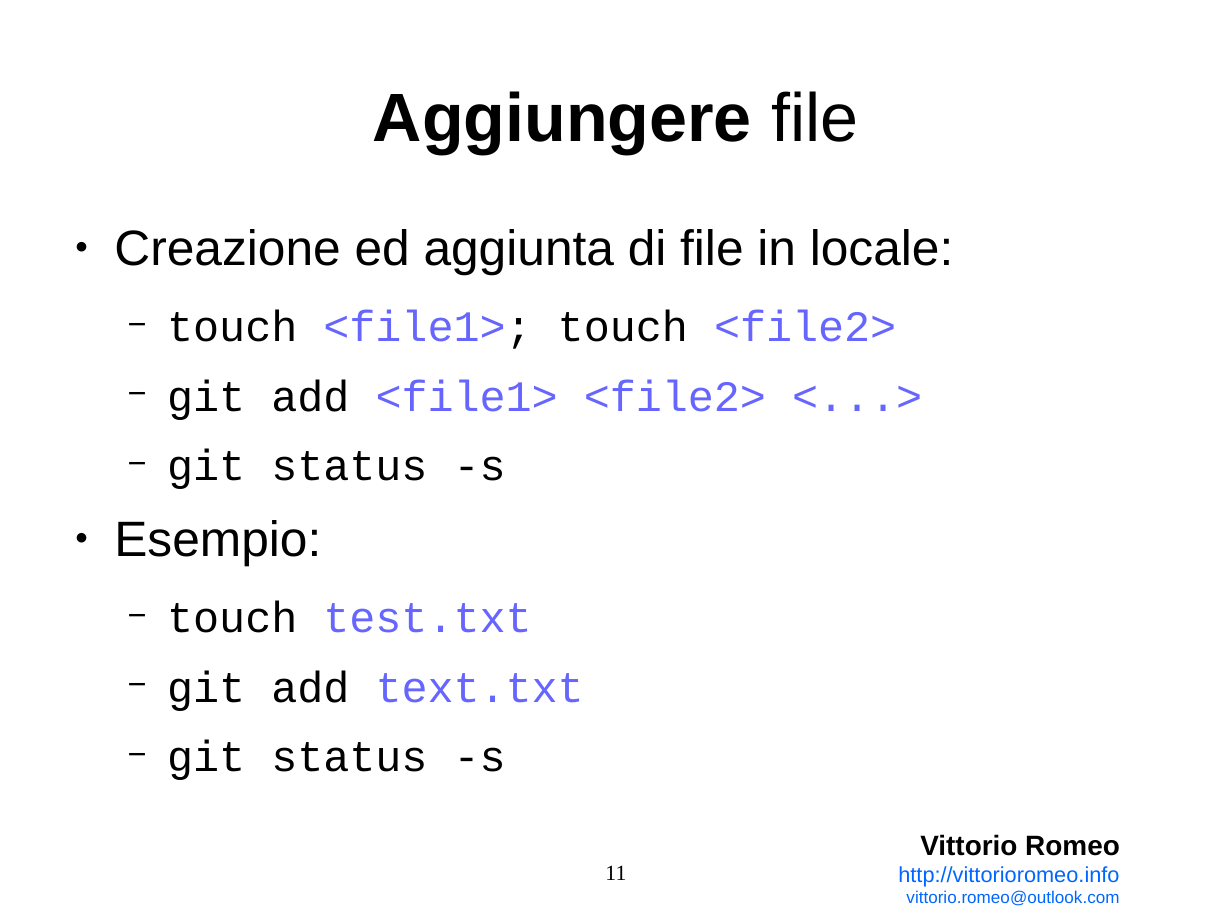
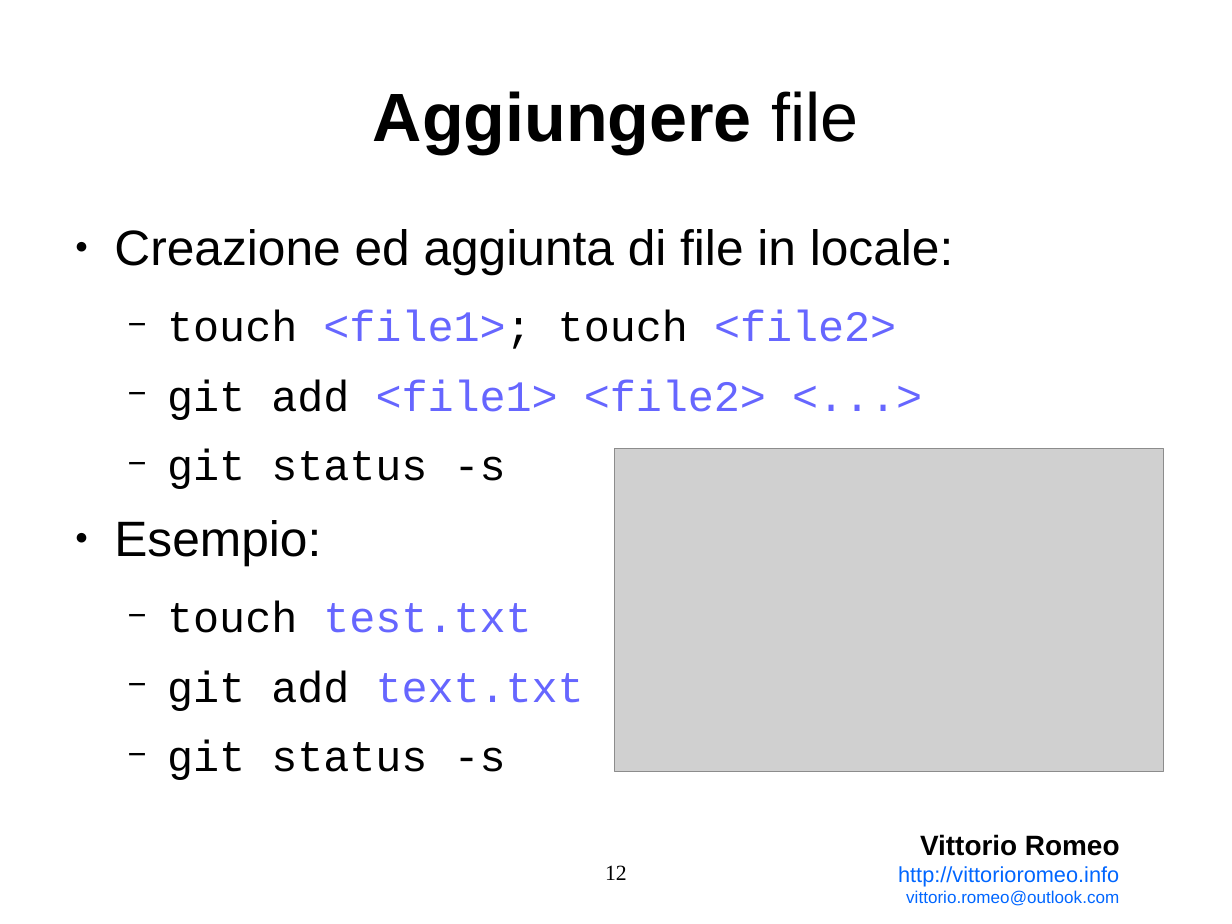
Before and after one commit to vittorioromeo/linuxDay2014, a slide deck: slide 12 of presentation.odp (slide 11 before the commit). Drawn at 1232x924 pixels with LibreOffice and Linux fonts; fonts in the diff are those of the drawing; grey boxes stand for pictures; background and template pictures are left out. Boxes give left, top, right and bottom in pixels: in the first picture for what was removed or moved away, otherwise in the second. Text is boxed around its words. In the diff, an @@ line names an element or a change of style, - is before the commit and + after.

```diff
--- a/presentation.odp
+++ b/presentation.odp
@@ picture added at <box>615,448,1164,771</box> @@
@@ page number at <box>605,865,627,880</box>: text changed @@
-11
+12
```
Also in this commit, not shown: 4 other slides changed, 2 slides added, 1 slide removed.
